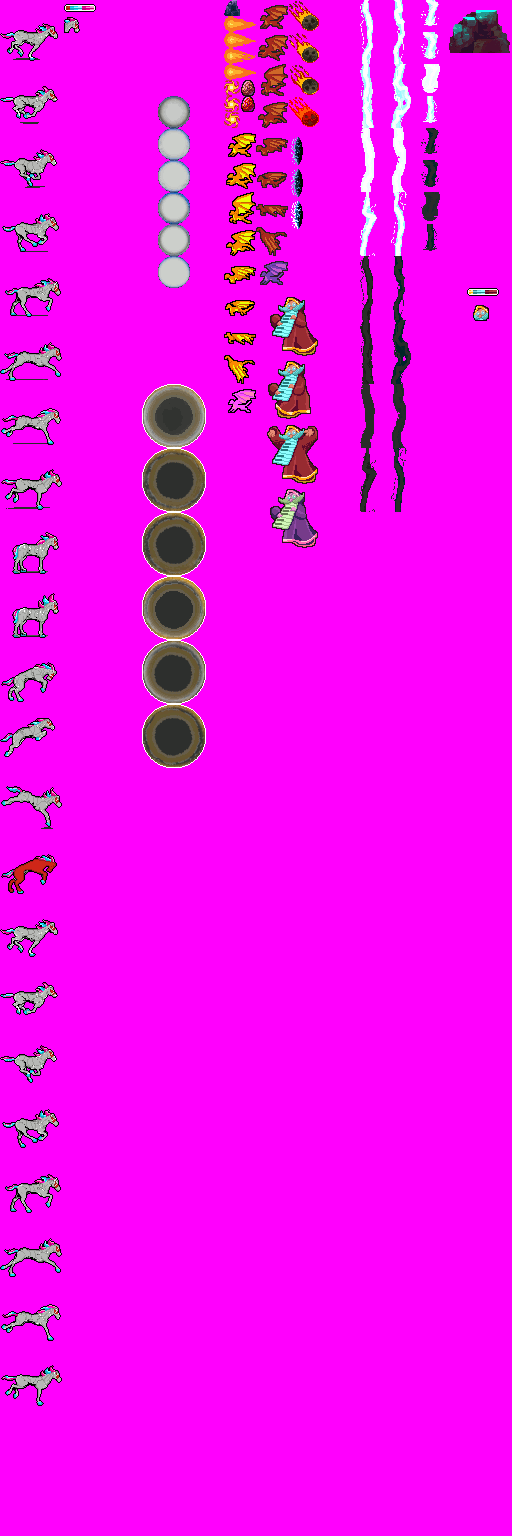
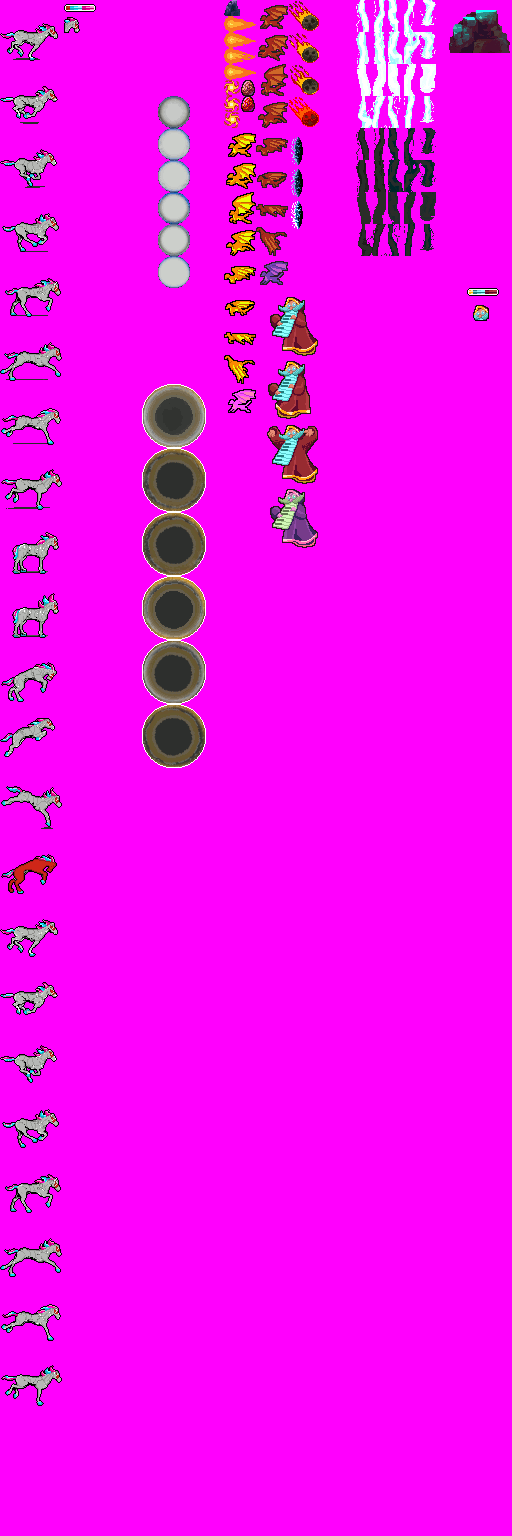
The second 512 x 1536 image is a revision of the first. Changes to its layers:
added layer "wizard_lightning1" above "wizard_lightning11" over [356, 0, 372, 256]
added layer "wizard_lightning11" above "wizard_lightning2" over [372, 0, 387, 256]
added layer "wizard_lightning2" above "wizard_lightning22" over [388, 0, 404, 256]
added layer "wizard_lightning22" above "wizard_lightning3" over [404, 0, 420, 256]
added layer "wizard_lightning3" above "_wizard_lightning1_full" over [420, 0, 436, 251]
renamed "wizard_lightning1" to "_wizard_lightning1_full", hid it, moved it above "_wizard_lightning2_full", painted on it over [360, 0, 377, 512]
renamed "wizard_lightning2" to "_wizard_lightning2_full", hid it, moved it above "_wizard_lightning3_full", painted on it over [391, 0, 411, 512]
renamed "wizard_lightning3" to "_wizard_lightning3_full", hid it, moved it above "wizard_blackhole", painted on it over [421, 0, 440, 251]
painted on "wizard_blackhole" over [143, 385, 205, 767]
painted on "wizard_lifebar_wizard_fill" over [473, 290, 485, 294]
painted on "wizard_icon_wizard" over [475, 312, 488, 320]
painted on "wizard_portal" over [158, 102, 190, 288]
painted on "wizard_minirock" over [225, 1, 240, 16]
hid "_wizard_minirock (original)", painted on it over [225, 1, 240, 16]
painted on "wizard_minifireball" over [230, 86, 234, 121]
painted on "wizard_miniportal" over [295, 137, 301, 222]
painted on "wizard_wizard" over [276, 304, 317, 538]
painted on "wizard_rock" over [453, 11, 508, 52]
painted on "_wizard_rock (original)" over [453, 14, 508, 52]
painted on "wizard_icon_horse" over [65, 20, 77, 32]
painted on "wizard_lifebar_fill" over [70, 6, 78, 10]
painted on "wizard_horse" over [1, 27, 60, 1404]
